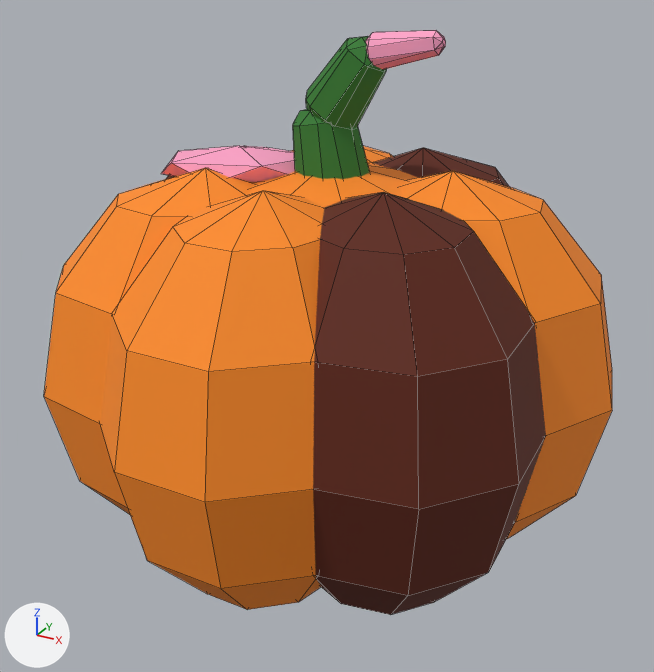
The FBX model Blender/Halloween/Export/Pumpkin.fbx, before and after one commit.
One viewpoint serves both versions: a camera (50 mm lens) standing at (1.47, -2.69, 2.17) and looking at (0.02, -0.05, 0.85). Arrows for +X, +Y and +Z are at lower left; the lights stay in place. The picture after the commit comes second. Mesh edges are drawn as thin lines.

Objects in the first picture: 'Pumpkin'.
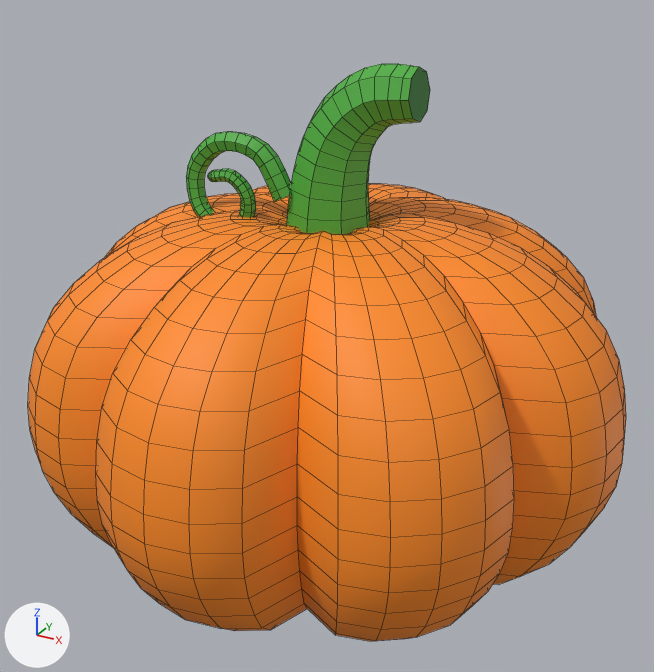
Location of each change, [x1, y1, x2, y2] in pixels of the pictures (654 x 672 px):
'Pumpkin', reshaped: before [44, 30, 612, 615]; after [28, 64, 626, 641]
part 1 of me_pumpkin, rebuilt: before [250, 162, 418, 208]; after [28, 182, 626, 641]
part 2 of me_pumpkin, added (green): after [186, 132, 292, 218]
part 3 of me_pumpkin, added (green): after [287, 64, 430, 234]
part 4 of me_pumpkin, deleted (orange): before [44, 30, 612, 615]

What the commit changed:
me_pumpkin is used by ob_pumpkin; location (0.0, 0.0, 0.0).
me_pumpkin had 536 vertices, 614 faces and spanned x -1.02..1.02, y -1.01..0.98, z 0.03..1.91.
me_pumpkin now has 1627 vertices, 1666 faces and spans x -1.09..1.09, y -1.09..1.09, z 0.03..1.81.
me_pumpkin part 1: the loose piece of 52 vertices spanning x -0.81..0.81, y -0.85..0.85, z 0.08..1.48 is rebuilt with 1250 vertices and now spans x -1.09..1.09, y -1.09..1.09, z 0.03..1.3.
me_pumpkin part 2: a new loose piece of 241 vertices spanning x -0.5..-0.09, y -0.22..-0.06, z 1.21..1.57, in mat_halloweenpalette (picture img_pumpkin_fbm).
me_pumpkin part 3: a new loose piece of 136 vertices spanning x -0.17..0.32, y -0.17..0.17, z 1.1..1.81, in mat_halloweenpalette (picture img_pumpkin_fbm).
me_pumpkin part 4: 484 vertices removed from x -1.02..1.02, y -1.01..0.98, z 0.03..1.91.
